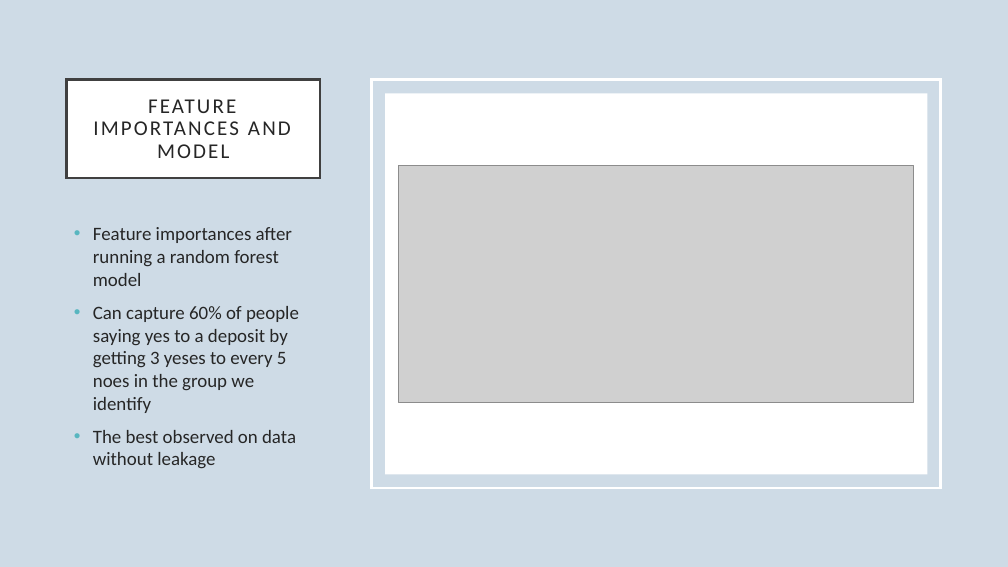
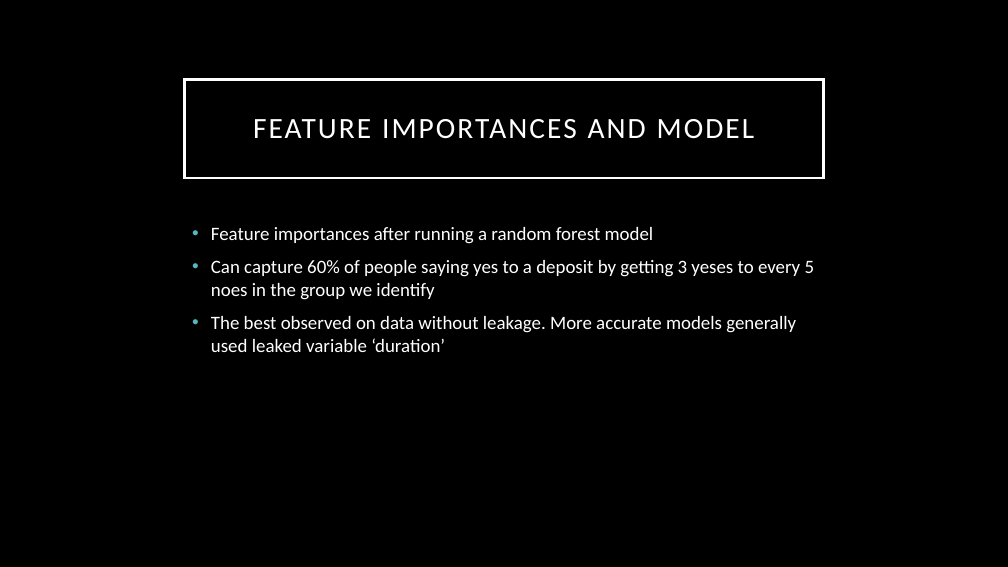
Before and after one commit to dapopov-st/bank-marketing-predicting-term-deposit-subscription, a slide deck: slide 6 of BankMarketing.pptx. Drawn at 1008x567 pixels with LibreOffice and Linux fonts; fonts in the diff are those of the drawing; grey boxes stand for pictures; background and template pictures are left out. Boxes give left, top, right and bottom in pixels: in the first picture for what was removed or moved away, otherwise in the second. Text is boxed around its words. In the diff, an @@ line names an element or a change of style, - is before the commit and + after.

```diff
--- a/BankMarketing.pptx
+++ b/BankMarketing.pptx
@@ background #CEDBE6 to picture (left out) @@
@@ title "FEATURE IMPORTANCES AND MODEL": place and size @@
-title "FEATURE IMPORTANCES AND MODEL" at (67,79,320,178)
+title "FEATURE IMPORTANCES AND MODEL" at (185,79,823,178)
@@ title "FEATURE IMPORTANCES AND MODEL" at (185,79,823,178): size 20 to 28 pt, text colour #262626 to #FFFFFF; fill #FFFFFF to none; outline #404040 2.5 pt to #FFFFFF 2.5 pt @@
@@ rectangle removed at (371,79,941,488) @@
@@ rectangle removed at (385,93,927,474) @@
@@ picture removed at (399,166,913,402) @@
@@ text "Feature importances after running a ...": place and size @@
-text "Feature importances after running a ..." at (93,227,299,469)
+text "Feature importances after running a ..." at (211,227,815,352)
@@ text at (211,227,815,300): text colour #262626 to #FFFFFF in "Feature importances after running a random forest ...", "Can capture 60% of people saying yes ..." @@
@@ text at (211,316,796,352): text changed; text colour #262626 to #FFFFFF @@
-• The best observed on data without leakage
+• The best observed on data without leakage. More accurate models generally used leaked variable ‘duration’
```
Also in this commit, not shown: 7 other slides changed, 7 slides added, 4 slides removed.
